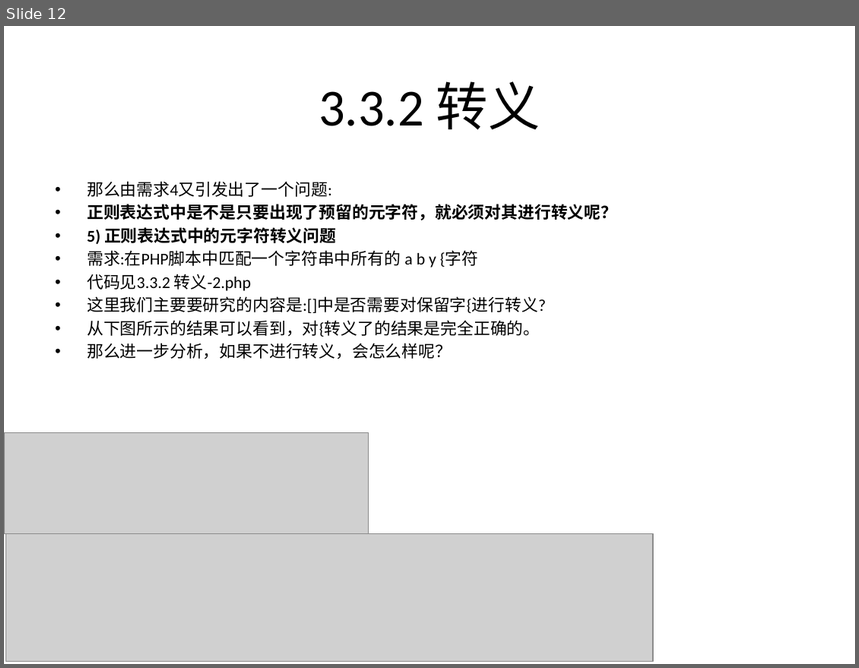
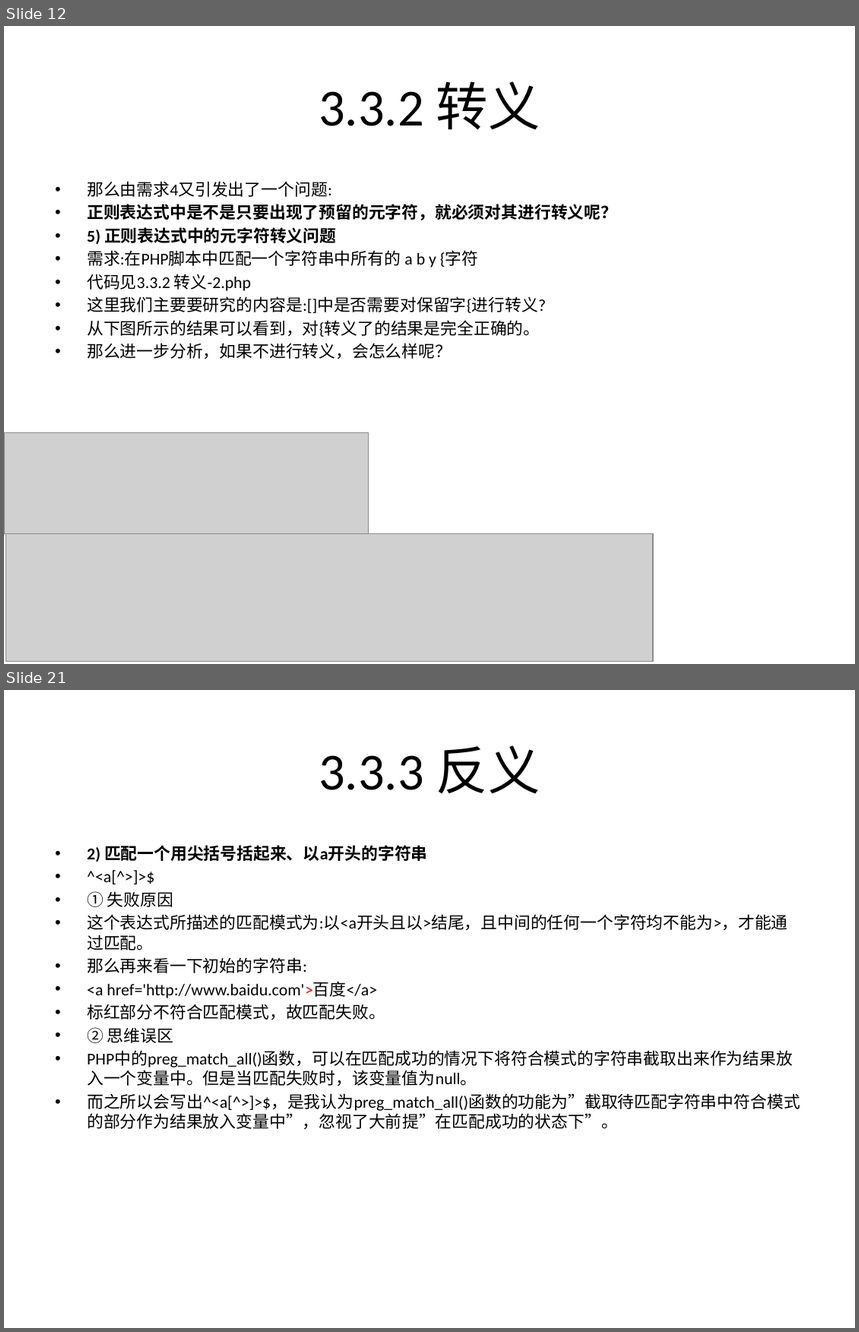
Before and after one commit to rayallen20/regularExpressions, a slide deck: 《PHP核心技术与最佳实践》第3章--正则表达式基础与应用/3.3 正则表达式匹配规则.pptx. Shown one above the other, each under a label of ours: slide 12 before the commit, slides 12 and 21 after it; the slides between them are not shown. The pictures are 859x668 and 859x1332 pixels, drawn with LibreOffice and Linux fonts; fonts in the diff are those of the drawing; grey boxes stand for pictures. Boxes give left, top, right and bottom in pixels: in the first picture for what was removed or moved away, otherwise in the second. Text is boxed around its words. In the diff, an @@ line names an element or a change of style, - is before the commit and + after.

```diff
--- a/《PHP核心技术与最佳实践》第3章--正则表达式基础与应用/3.3 正则表达式匹配规则.pptx
+++ b/《PHP核心技术与最佳实践》第3章--正则表达式基础与应用/3.3 正则表达式匹配规则.pptx
@@ slide 21 added at bbox=[4, 690, 855, 1328], background #FFFFFF @@
@@ title added at bbox=[319, 745, 541, 794], 44 pt, text #000000 @@
+3.3.3 反义
@@ text added at bbox=[87, 845, 800, 1129], 14 pt, text #000000 @@
+• 2) 匹配一个用尖括号括起来、以a开头的字符串
+• ^<a[^>]>$
+• ① 失败原因
+• 这个表达式所描述的匹配模式为:以<a开头且以>结尾，且中间的任何一个字符均不能为>，才能通过匹配。
+• 那么再来看一下初始的字符串:
+• <a href='http://www.baidu.com'>百度</a>
+• 标红部分不符合匹配模式，故匹配失败。
+• ② 思维误区
+• PHP中的preg_match_all()函数，可以在匹配成功的情况下将符合模式的字符串截取出来作为结果放入一个变量中。但是当匹配失败时，该变量值为null。
+• 而之所以会写出^<a[^>]>$，是我认为preg_match_all()函数的功能为”截取待匹配字符串中符合模式的部分作为结果放入变量中”，忽视了大前提”在匹配成功的状态下”。
```
Also in this commit, not shown: 3 slides changed, 6 other slides added, 3 other files.
